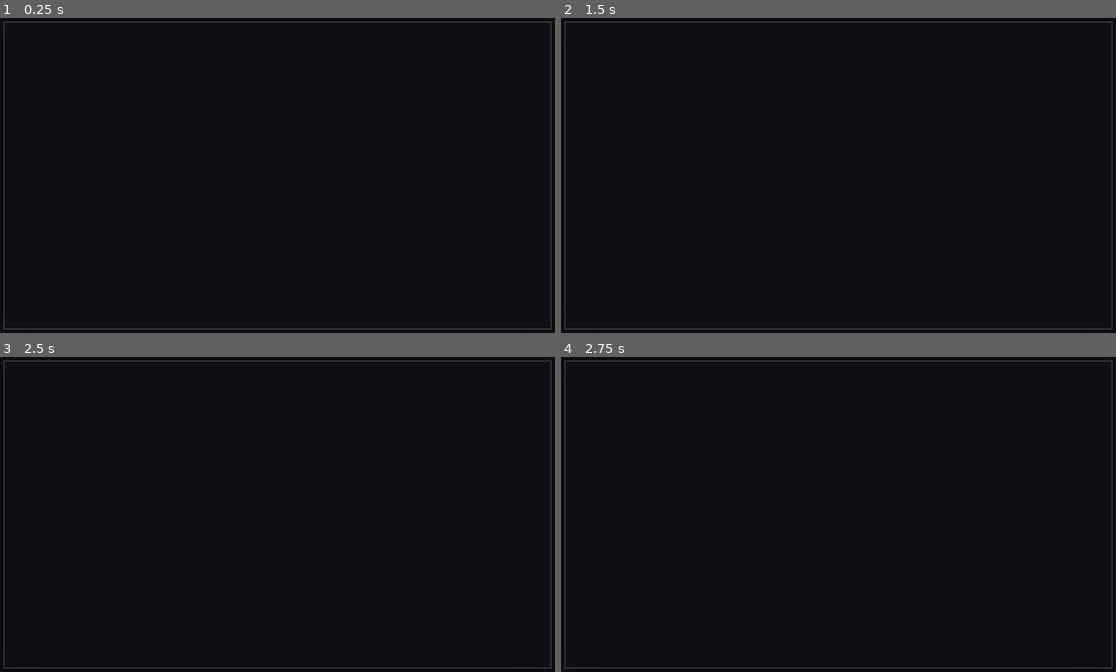
Above: before the commit, frames 1-4 (two rows, left to right).
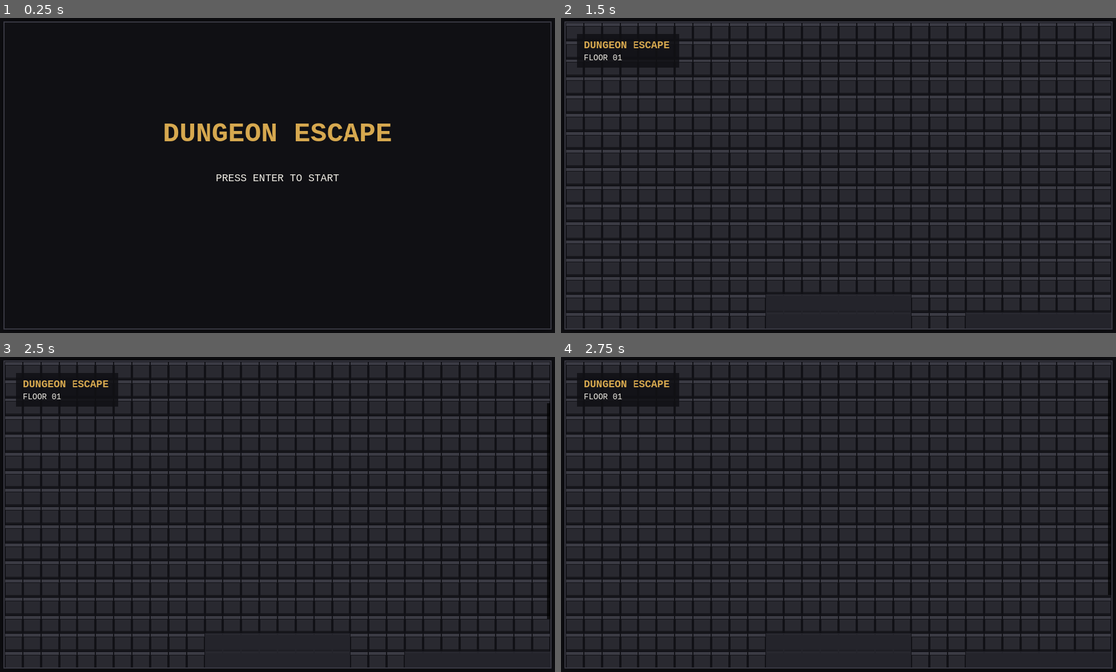
Above: after the commit, the same moments.

Repository: Rerry21/dungeon-escape
Game: browser game, page index.html
Two runs of this game, one before a commit and one after it. Both use one fixed random seed, a clock stepped at 60 frames per second and the inputs below.
Inputs:
- Up to frame 1 (0.25 s): no input
- Up to frame 2 (1.5 s): tap Enter at 0.27 s; hold Right from 1.03 s (still down)
- Up to frame 3 (2.5 s): release Right at 1.53 s; hold Down 1.58-1.85 s; hold Left 1.9-2.47 s
- Up to frame 4 (2.75 s): tap Enter at 2.52 s; hold Up from 2.52 s (still down)

The runs differ from the first frame. In frame 1, 1.4% of the frame differs, in the area x 29-71%, y 33-52%; in frame 2, 65%, in the area x 0-100%, y 1-99%; in frame 3, 65%; in frame 4, 65%.

Commit message:
Fixing some ingame bugs

Diff:
--- a/js/core/Game.js
+++ b/js/core/Game.js
@@ -1,3 +1,4 @@
+
 import StateManager from "./StateManager.js";
 import Input from "./Input.js";
 import GameLoop from "./GameLoop.js";
@@ -41,7 +42,10 @@
         this.camera.snapTo(this.player);
 
         this.loop = new GameLoop(
-            deltaTime => this.update(deltaTime),
+            deltaTime => {
+                this.update(deltaTime);
+                this.input.endFrame();
+            },
             () => this.draw()
         );
     }
@@ -53,17 +57,14 @@
     startGame() {
         this.tileMap.generate();
 
-        const spawn =
-            this.tileMap.getSpawnPoint();
+        const spawn = this.tileMap.getSpawnPoint();
 
         this.player.reset(
             spawn.x,
             spawn.y
         );
 
-        this.camera.snapTo(
-            this.player
-        );
+        this.camera.snapTo(this.player);
 
         this.stateManager.setState(
             GAME_STATES.PLAYING
@@ -71,22 +72,17 @@
     }
 
     update(deltaTime) {
-        const state =
-            this.stateManager.getState();
+        const state = this.stateManager.getState();
 
-        if (
-            state === GAME_STATES.MENU
-        ) {
-            if (this.input.isKeyPressed("Enter")) {
+        if (state === GAME_STATES.MENU) {
+            if (this.input.isPressed("Enter")) {
                 this.startGame();
             }
 
             return;
         }
 
-        if (
-            state === GAME_STATES.PLAYING
-        ) {
+        if (state === GAME_STATES.PLAYING) {
             this.player.update(
                 deltaTime,
                 this.input,
@@ -98,11 +94,7 @@
                 deltaTime
             );
 
-            if (
-                this.tileMap.isPlayerAtExit(
-                    this.player
-                )
-            ) {
+            if (this.tileMap.isPlayerAtExit(this.player)) {
                 this.stateManager.setState(
                     GAME_STATES.VICTORY
                 );
@@ -111,20 +103,16 @@
             return;
         }
 
-        if (
-            state === GAME_STATES.VICTORY
-        ) {
-            if (this.input.isKeyPressed("Enter")) {
+        if (state === GAME_STATES.VICTORY) {
+            if (this.input.isPressed("Enter")) {
                 this.startGame();
             }
 
             return;
         }
 
-        if (
-            state === GAME_STATES.PAUSED
-        ) {
-            if (this.input.isKeyPressed("Escape")) {
+        if (state === GAME_STATES.PAUSED) {
+            if (this.input.isPressed("Escape")) {
                 this.stateManager.setState(
                     GAME_STATES.PLAYING
                 );
@@ -133,10 +121,8 @@
             return;
         }
 
-        if (
-            state === GAME_STATES.GAME_OVER
-        ) {
-            if (this.input.isKeyPressed("Enter")) {
+        if (state === GAME_STATES.GAME_OVER) {
+            if (this.input.isPressed("Enter")) {
                 this.startGame();
             }
         }
@@ -145,69 +131,46 @@
     draw() {
         this.renderer.clear();
 
-        const state =
-            this.stateManager.getState();
+        const state = this.stateManager.getState();
 
-        if (
-            state === GAME_STATES.MENU
-        ) {
+        if (state === GAME_STATES.MENU) {
             this.renderer.drawMenu();
             return;
         }
 
-        if (
-            state === GAME_STATES.PLAYING
-        ) {
+        if (state === GAME_STATES.PLAYING) {
             this.drawPlaying();
             return;
         }
 
-        if (
-            state === GAME_STATES.VICTORY
-        ) {
+        if (state === GAME_STATES.VICTORY) {
             this.drawPlaying();
             this.renderer.drawVictory();
             return;
         }
 
-        if (
-            state === GAME_STATES.PAUSED
-        ) {
+        if (state === GAME_STATES.PAUSED) {
             this.drawPlaying();
             this.renderer.drawPause();
             return;
         }
 
-        if (
-            state === GAME_STATES.GAME_OVER
-        ) {
+        if (state === GAME_STATES.GAME_OVER) {
             this.renderer.drawGameOver();
         }
     }
 
     drawPlaying() {
-        this.camera.apply(
-            this.ctx
-        );
+        this.camera.apply(this.ctx);
 
-        this.tileMap.draw(
-            this.ctx
-        );
+        this.tileMap.draw(this.ctx);
 
-        this.renderer.drawPlayer(
-            this.player
-        );
+        this.renderer.drawPlayer(this.player);
 
-        this.renderer.drawLighting(
-            this.player
-        );
+        this.renderer.drawLighting(this.player);
 
-        this.camera.reset(
-            this.ctx
-        );
+        this.camera.reset(this.ctx);
 
-        this.renderer.drawHUD(
-            this.player
-        );
+        this.renderer.drawHUD(this.player);
     }
 }
--- a/js/core/Input.js
+++ b/js/core/Input.js
@@ -1,3 +1,4 @@
+
 export default class Input {
     constructor() {
         this.keys = new Set();
@@ -42,7 +43,7 @@
     }
 
     isAnyDown(keys) {
-        return keys.some((key) => this.isDown(key));
+        return keys.some(key => this.isDown(key));
     }
 
     endFrame() {
--- a/js/core/StateManager.js
+++ b/js/core/StateManager.js
@@ -1,12 +1,16 @@
+
+import { GAME_STATES } from "../utils/Constants.js";
 
 export default class StateManager {
-    constructor(initialState) {
+    constructor(initialState = GAME_STATES.MENU) {
         this.currentState = initialState;
         this.previousState = null;
     }
 
-    changeState(newState) {
-        if (this.currentState === newState) return;
+    setState(newState) {
+        if (this.currentState === newState) {
+            return;
+        }
 
         this.previousState = this.currentState;
         this.currentState = newState;
